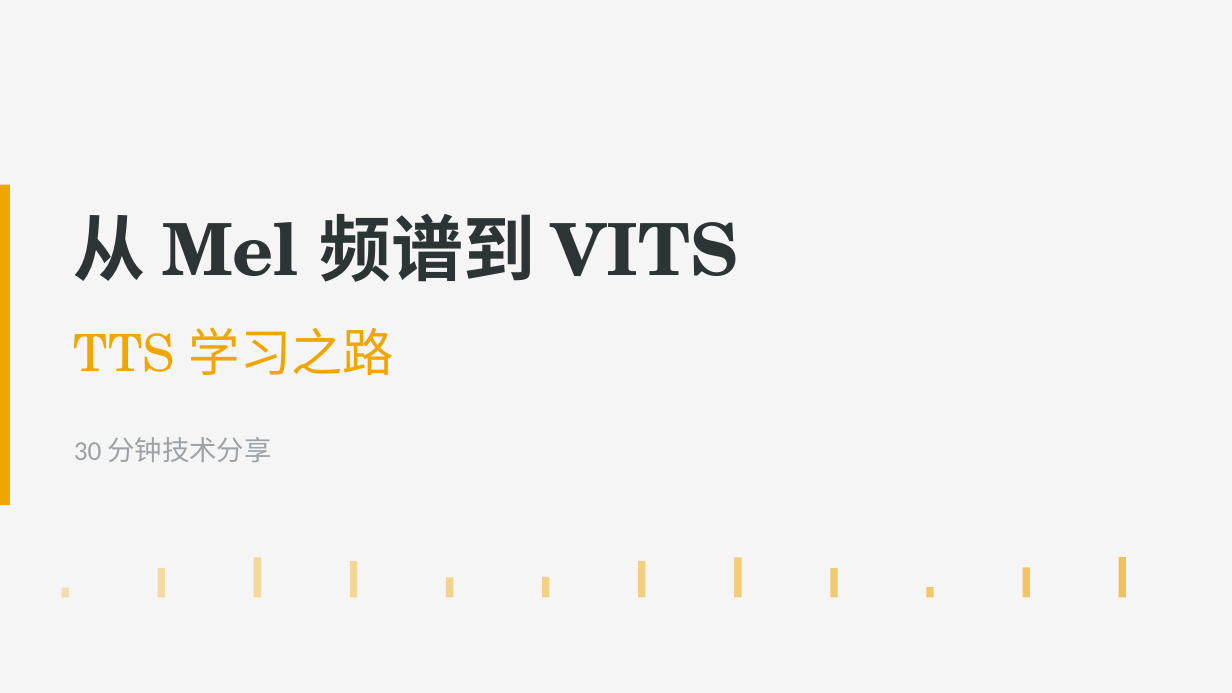
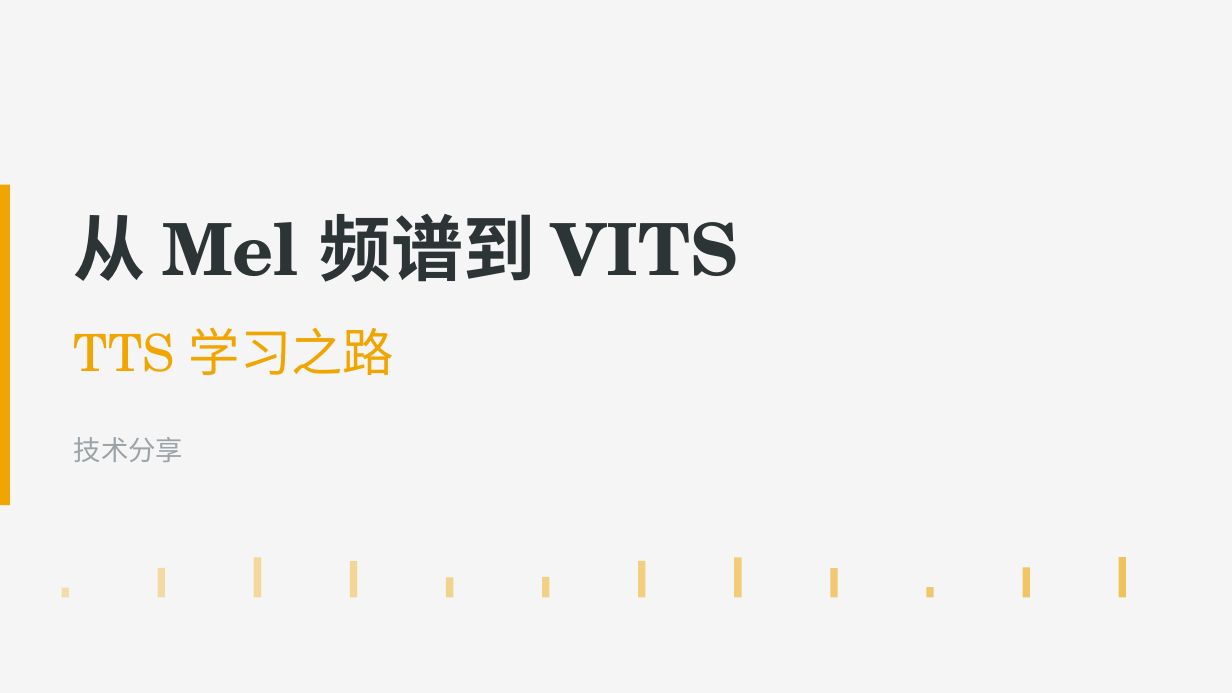
Before and after one commit to Dlight160/LearnTTS, a slide deck: slide 1 of TTS_Talk_SignalFlow.pptx. Drawn at 1232x693 pixels with LibreOffice and Linux fonts; fonts in the diff are those of the drawing. Boxes give left, top, right and bottom in pixels: in the first picture for what was removed or moved away, otherwise in the second. Text is boxed around its words. In the diff, an @@ line names an element or a change of style, - is before the commit and + after.

```diff
--- a/TTS_Talk_SignalFlow.pptx
+++ b/TTS_Talk_SignalFlow.pptx
@@ text at (74, 437, 183, 462): text changed @@
-30 分钟技术分享
+技术分享
```
Also in this commit, not shown: 6 other slides changed, 3 other files.
